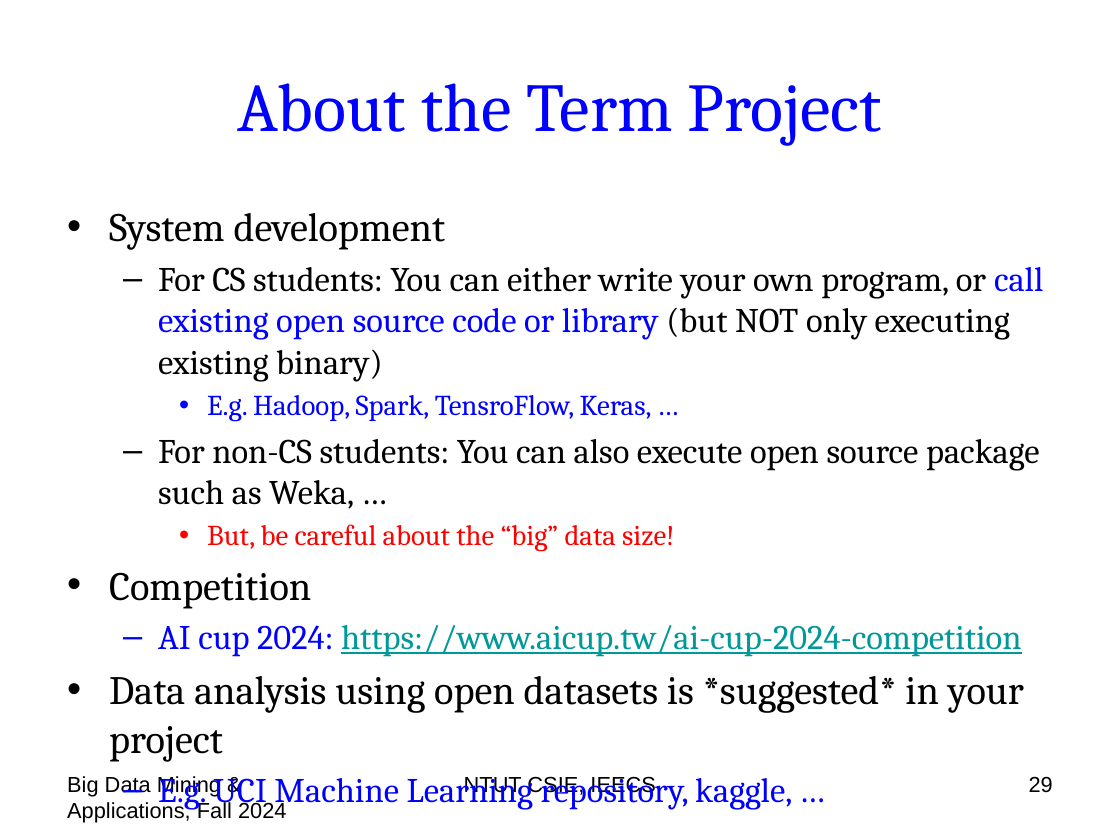
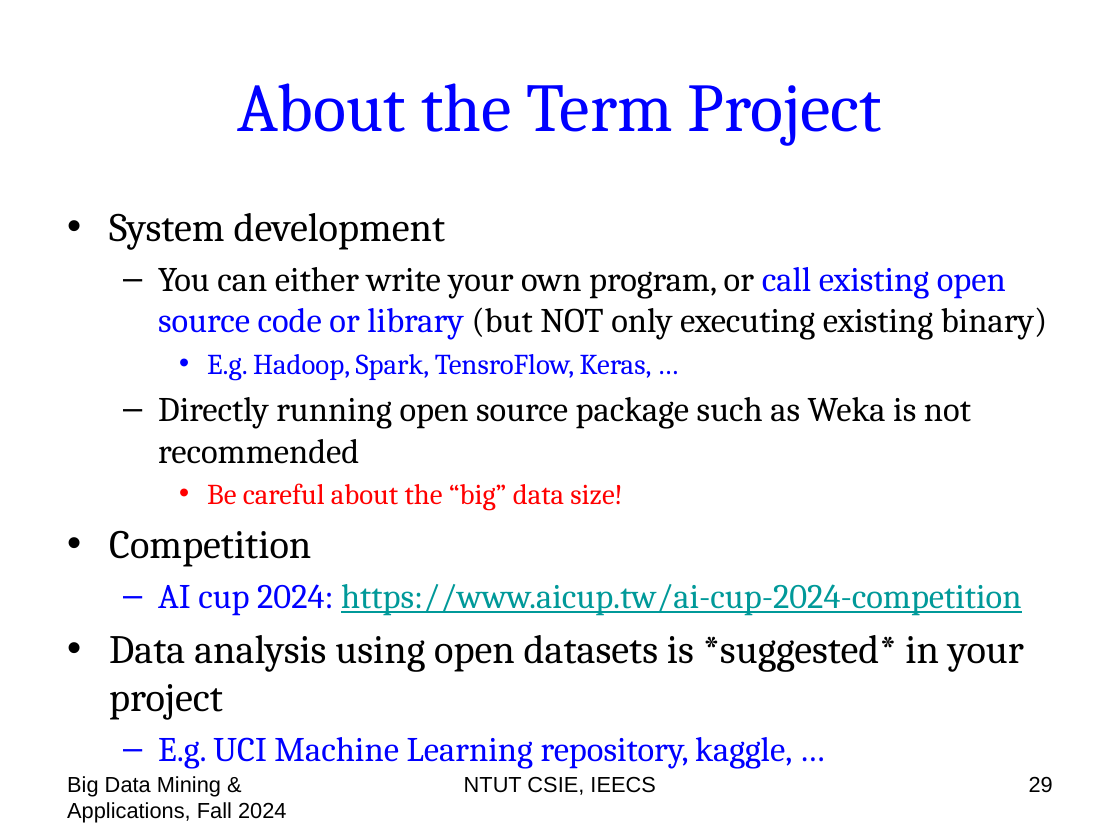
Before and after one commit to chriswjh/chriswjh.github.io, a slide deck: slide 29 of BDM/00-overview.pptx. Drawn at 1120x840 pixels with LibreOffice and Linux fonts; fonts in the diff are those of the drawing. Boxes give left, top, right and bottom in pixels: in the first picture for what was removed or moved away, otherwise in the second. Text is boxed around its words. In the diff, an @@ line names an element or a change of style, - is before the commit and + after.

```diff
--- a/BDM/00-overview.pptx
+++ b/BDM/00-overview.pptx
@@ text at bbox=[158, 267, 1048, 340]: text changed @@
-  – For CS students: You can either write your own program, or call existing open source code or library (but NOT only executing existing binary)
+  – You can either write your own program, or call existing open source code or library (but NOT only executing existing binary)
@@ text at bbox=[158, 397, 971, 510]: text changed @@
-  – For non-CS students: You can also execute open source package such as Weka, …
-    • But, be careful about the “big” data size!
+  – Directly running open source package such as Weka is not recommended
+    • Be careful about the “big” data size!
```
Also in this commit, not shown: 12 other slides changed, 1 other file.
